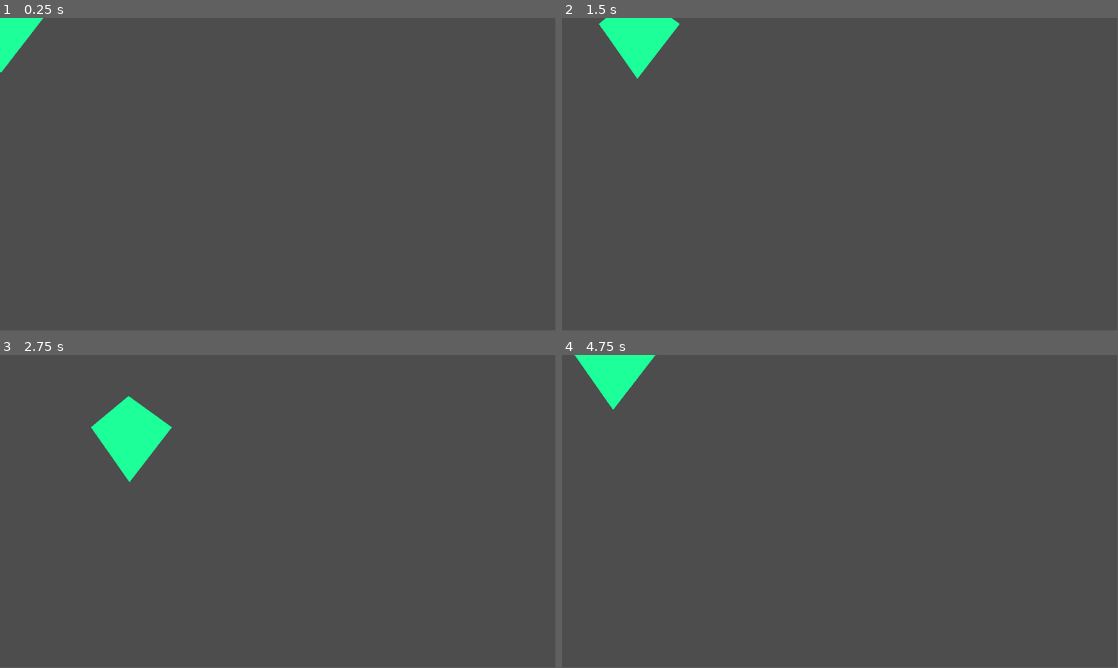
Above: before the commit, frames 1-4 (two rows, left to right).
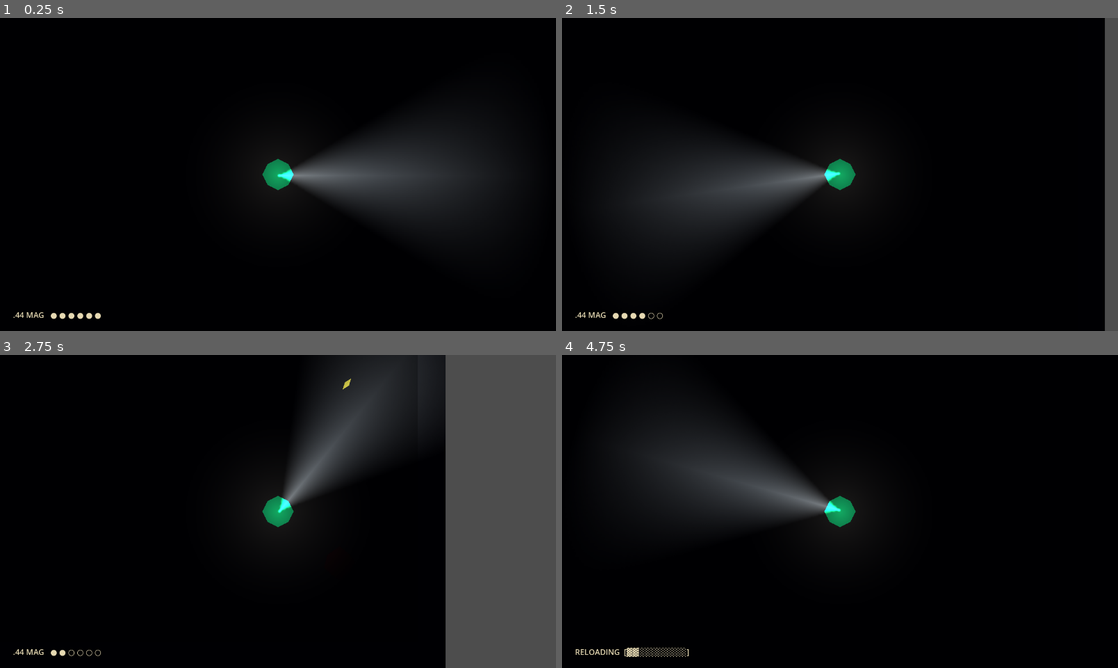
Above: after the commit, the same moments.

Repository: CodingCam-7/We-Lost-Dave
Game: Godot game, scene res://scenes/world.tscn
Two runs of this game, one before a commit and one after it. Both use one fixed random seed, a clock stepped at 60 frames per second and the inputs below. Sound files missing from this copy of the repository are replaced by a short silence.
Inputs (mouse positions are in pixels of both pictures, inside the frame that each line leads up to):
- Up to frame 1 (0.25 s): no input
- Up to frame 2 (1.5 s): tap Enter at 0.5 s; move the mouse to (962, 158) at 0.52 s; press the mouse at (962, 158) at 0.53 s; hold Right (ui_right) 0.53-1.28 s; move the mouse to (728, 190) at 1.27 s; release the mouse at (728, 190) at 1.28 s; hold Down (ui_down) from 1.28 s (still down); click (728, 190) at 1.35 s
- Up to frame 3 (2.75 s): move the mouse to (333, 442) at 2.02 s; release Down (ui_down) at 2.03 s; press the mouse at (333, 442) at 2.03 s; hold Right (ui_right) from 2.03 s (still down)
- Up to frame 4 (4.75 s): move the mouse to (812, 574) at 2.77 s; release Right (ui_right) at 2.78 s; release the mouse at (812, 574) at 2.78 s; hold Up (ui_up) 2.78-3.53 s; click (812, 574) at 2.85 s; move the mouse to (1006, 558) at 3.52 s; press the mouse at (1006, 558) at 3.53 s; hold Left (ui_left) from 3.53 s (still down); tap R (reload, bound only after the commit) at 4.15 s; move the mouse to (673, 464) at 4.27 s; release the mouse at (673, 464) at 4.28 s; click (673, 464) at 4.35 s
In our replay, the window is 799x449 before the commit and 800x450 after it. These sizes can differ from the game's own. Grey fills any space a smaller window leaves; there, only what the larger window draws over its background counts as a difference.

The runs differ from the first frame. In frame 1, 98% of the frame differs, in the area x 0-100%, y 0-100%; in frame 2, 96%; in frame 3, 79%; in frame 4, 98%.

Commit message:
Add first playable prototype — house room, lighting, combat, enemy AI
- House room: 800x600 procedural room with walls and Phasmophobia-style
  darkness using CanvasModulate + dynamic PointLight2D torch on Dave
- Directional flashlight: cone-shaped light follows mouse cursor with
  subtle flicker; DetectionCone Area2D wired for enemy exposure logic
- .44 Magnum: 6-round cylinder, 0.5s fire rate, 2.75s reload with HUD
  progress bar showing pip count and reload state
- Bullet system: fast projectiles (900px/s) with 100 damage, despawn
  on wall hit or max range
- Lurker enemy: dormant in darkness, charges after 1s flashlight
  exposure, 150 HP (2-hit kill), white flash on damage, death sound
  support, greyed-out corpse visual
- Audio infrastructure: null-safe AudioStreamPlayer setup throughout;
  game runs silently until .ogg files are dropped into assets/audio/
- Input: WASD + arrows for movement, left click to shoot, R to reload

Co-Authored-By: Claude Sonnet 4.6 <noreply@anthropic.com>

Diff:
--- a/project.godot
+++ b/project.godot
@@ -15,6 +15,48 @@
 config/features=PackedStringArray("4.6", "Forward Plus")
 config/icon="res://icon.svg"
 
+[display]
+
+window/size/viewport_width=1280
+window/size/viewport_height=720
+
+[input]
+
+move_up={
+"deadzone": 0.5,
+"events": [Object(InputEventKey,"resource_local_to_scene":false,"resource_name":"","device":-1,"window_id":0,"alt_pressed":false,"shift_pressed":false,"ctrl_pressed":false,"meta_pressed":false,"pressed":false,"keycode":0,"physical_keycode":87,"key_label":0,"unicode":119,"location":0,"echo":false,"script":null)
+, Object(InputEventKey,"resource_local_to_scene":false,"resource_name":"","device":-1,"window_id":0,"alt_pressed":false,"shift_pressed":false,"ctrl_pressed":false,"meta_pressed":false,"pressed":false,"keycode":0,"physical_keycode":4194320,"key_label":0,"unicode":0,"location":0,"echo":false,"script":null)
+]
+}
+move_down={
+"deadzone": 0.5,
+"events": [Object(InputEventKey,"resource_local_to_scene":false,"resource_name":"","device":-1,"window_id":0,"alt_pressed":false,"shift_pressed":false,"ctrl_pressed":false,"meta_pressed":false,"pressed":false,"keycode":0,"physical_keycode":83,"key_label":0,"unicode":115,"location":0,"echo":false,"script":null)
+, Object(InputEventKey,"resource_local_to_scene":false,"resource_name":"","device":-1,"window_id":0,"alt_pressed":false,"shift_pressed":false,"ctrl_pressed":false,"meta_pressed":false,"pressed":false,"keycode":0,"physical_keycode":4194322,"key_label":0,"unicode":0,"location":0,"echo":false,"script":null)
+]
+}
+move_left={
+"deadzone": 0.5,
+"events": [Object(InputEventKey,"resource_local_to_scene":false,"resource_name":"","device":-1,"window_id":0,"alt_pressed":false,"shift_pressed":false,"ctrl_pressed":false,"meta_pressed":false,"pressed":false,"keycode":0,"physical_keycode":65,"key_label":0,"unicode":97,"location":0,"echo":false,"script":null)
+, Object(InputEventKey,"resource_local_to_scene":false,"resource_name":"","device":-1,"window_id":0,"alt_pressed":false,"shift_pressed":false,"ctrl_pressed":false,"meta_pressed":false,"pressed":false,"keycode":0,"physical_keycode":4194319,"key_label":0,"unicode":0,"location":0,"echo":false,"script":null)
+]
+}
+reload={
+"deadzone": 0.5,
+"events": [Object(InputEventKey,"resource_local_to_scene":false,"resource_name":"","device":-1,"window_id":0,"alt_pressed":false,"shift_pressed":false,"ctrl_pressed":false,"meta_pressed":false,"pressed":false,"keycode":0,"physical_keycode":82,"key_label":0,"unicode":114,"location":0,"echo":false,"script":null)
+]
+}
+shoot={
+"deadzone": 0.5,
+"events": [Object(InputEventMouseButton,"resource_local_to_scene":false,"resource_name":"","device":-1,"window_id":0,"alt_pressed":false,"shift_pressed":false,"ctrl_pressed":false,"meta_pressed":false,"button_mask":0,"position":Vector2(0, 0),"global_position":Vector2(0, 0),"factor":1.0,"button_index":1,"canceled":false,"pressed":false,"double_click":false,"script":null)
+]
+}
+move_right={
+"deadzone": 0.5,
+"events": [Object(InputEventKey,"resource_local_to_scene":false,"resource_name":"","device":-1,"window_id":0,"alt_pressed":false,"shift_pressed":false,"ctrl_pressed":false,"meta_pressed":false,"pressed":false,"keycode":0,"physical_keycode":68,"key_label":0,"unicode":100,"location":0,"echo":false,"script":null)
+, Object(InputEventKey,"resource_local_to_scene":false,"resource_name":"","device":-1,"window_id":0,"alt_pressed":false,"shift_pressed":false,"ctrl_pressed":false,"meta_pressed":false,"pressed":false,"keycode":0,"physical_keycode":4194321,"key_label":0,"unicode":0,"location":0,"echo":false,"script":null)
+]
+}
+
 [physics]
 
 3d/physics_engine="Jolt Physics"
--- /dev/null
+++ b/scenes/bullet.tscn
@@ -0,0 +1,16 @@
+[gd_scene format=3 uid="uid://c5blt0scn0001"]
+
+[ext_resource type="Script" path="res://scripts/bullet.gd" id="1_bullet"]
+
+[sub_resource type="CircleShape2D" id="CircleShape2D_bullet"]
+radius = 4.0
+
+[node name="Bullet" type="Area2D"]
+script = ExtResource("1_bullet")
+
+[node name="CollisionShape2D" type="CollisionShape2D" parent="."]
+shape = SubResource("CircleShape2D_bullet")
+
+[node name="Polygon2D" type="Polygon2D" parent="."]
+color = Color(1.0, 0.9, 0.3, 1.0)
+polygon = PackedVector2Array(0, -3, 8, 0, 0, 3, -8, 0)
--- /dev/null
+++ b/scenes/enemy.tscn
@@ -0,0 +1,18 @@
+[gd_scene format=3 uid="uid://ch8enemy0012"]
+
+[ext_resource type="Script" path="res://scripts/enemy.gd" id="1_enemy"]
+
+[sub_resource type="CapsuleShape2D" id="CapsuleShape2D_enemy"]
+radius = 14.0
+height = 28.0
+
+[node name="Enemy" type="CharacterBody2D"]
+motion_mode = 1
+script = ExtResource("1_enemy")
+
+[node name="CollisionShape2D" type="CollisionShape2D" parent="."]
+shape = SubResource("CapsuleShape2D_enemy")
+
+[node name="Polygon2D" type="Polygon2D" parent="."]
+color = Color(0.35, 0.1, 0.12, 1.0)
+polygon = PackedVector2Array(0, -20, 10, -12, 18, -2, 12, 10, 2, 20, -8, 14, -18, 4, -14, -10)
--- a/scenes/player.tscn
+++ b/scenes/player.tscn
@@ -1,8 +1,11 @@
 [gd_scene format=3 uid="uid://bwbbw0v2ckwva"]
 
 [ext_resource type="Script" uid="uid://upkytyd0ndy1" path="res://scripts/player.gd" id="1_3vyb7"]
+[ext_resource type="Script" path="res://scripts/dave_light.gd" id="2_light"]
 
 [sub_resource type="CapsuleShape2D" id="CapsuleShape2D_f60y1"]
+radius = 14.0
+height = 28.0
 
 [node name="Player" type="CharacterBody2D" unique_id=1677727474]
 motion_mode = 1
@@ -12,5 +15,11 @@
 shape = SubResource("CapsuleShape2D_f60y1")
 
 [node name="Polygon2D" type="Polygon2D" parent="." unique_id=2102640688]
-color = Color(0.10980392, 1, 0.6, 1)
-polygon = PackedVector2Array(0, -65, 90, 0, 2, 114, -78, 0)
+color = Color(0.109804, 1.0, 0.6, 1.0)
+polygon = PackedVector2Array(0, -18, 12, -12, 18, 0, 12, 12, 0, 18, -12, 12, -18, 0, -12, -12)
+
+[node name="Camera2D" type="Camera2D" parent="." unique_id=912548141]
+zoom = Vector2(2.0, 2.0)
+
+[node name="DaveLight" type="Node2D" parent="." unique_id=555234789]
+script = ExtResource("2_light")
--- a/scenes/world.tscn
+++ b/scenes/world.tscn
@@ -1,7 +1,9 @@
 [gd_scene format=3 uid="uid://dkb7p7gtqfmy2"]
 
 [ext_resource type="PackedScene" uid="uid://bwbbw0v2ckwva" path="res://scenes/player.tscn" id="1_a02cp"]
+[ext_resource type="Script" uid="uid://cuaqj78knscu1" path="res://scripts/house_room.gd" id="1_go701"]
 
 [node name="World" type="Node2D" unique_id=1632668746]
+script = ExtResource("1_go701")
 
 [node name="Player" parent="." unique_id=1677727474 instance=ExtResource("1_a02cp")]
--- /dev/null
+++ b/scripts/bullet.gd
@@ -0,0 +1,30 @@
+extends Area2D
+
+const SPEED     := 900.0
+const MAX_RANGE := 700.0
+const DAMAGE    := 100    # .44 Magnum — high damage, low volume
+
+var _dir:  Vector2 = Vector2.RIGHT
+var _dist: float   = 0.0
+
+func init(spawn_pos: Vector2, direction: Vector2) -> void:
+	global_position = spawn_pos
+	_dir            = direction.normalized()
+	rotation        = _dir.angle()
+
+func _ready() -> void:
+	body_entered.connect(_on_body_entered)
+
+func _process(delta: float) -> void:
+	var step := _dir * SPEED * delta
+	global_position += step
+	_dist += step.length()
+	if _dist >= MAX_RANGE:
+		queue_free()
+
+func _on_body_entered(body: Node2D) -> void:
+	if body.is_in_group("player"):
+		return
+	if body.has_method("take_damage"):
+		body.take_damage(DAMAGE)
+	queue_free()
--- /dev/null
+++ b/scripts/dave_light.gd
@@ -0,0 +1,96 @@
+extends Node2D
+
+const AMBIENT_ENERGY   := 0.7
+const AMBIENT_SCALE    := 1.0   # ~128px soft glow radius
+
+const CONE_BASE_ENERGY := 2.8
+const CONE_FLICKER     := 0.08
+const CONE_SCALE       := 2.5   # ~320px beam reach
+const CONE_HALF_ANGLE  := 32.0  # degrees — 64° total beam width
+
+var _cone: PointLight2D
+var _detection_area: Area2D
+
+func _ready() -> void:
+	var ambient := PointLight2D.new()
+	ambient.texture       = _radial_texture(128)
+	ambient.texture_scale = AMBIENT_SCALE
+	ambient.energy        = AMBIENT_ENERGY
+	ambient.color         = Color(1.0, 0.95, 0.85)
+	add_child(ambient)
+
+	_cone = PointLight2D.new()
+	_cone.texture       = _cone_texture(128, CONE_HALF_ANGLE)
+	_cone.texture_scale = CONE_SCALE
+	_cone.energy        = CONE_BASE_ENERGY
+	_cone.color         = Color(0.9, 0.96, 1.0)  # cool flashlight white
+	add_child(_cone)
+
+	_detection_area = _build_detection_area()
+	add_child(_detection_area)
+
+func _process(_delta: float) -> void:
+	var angle := (get_global_mouse_position() - global_position).angle()
+	_cone.rotation           = angle
+	_detection_area.rotation = angle
+	_cone.energy = CONE_BASE_ENERGY + randf_range(-CONE_FLICKER, CONE_FLICKER)
+
+# ── Detection area ─────────────────────────────────────────────────────────────
+# Enemy scripts call get_overlapping_bodies() on this area each frame.
+# If they appear in the list, they increment an exposure timer.
+# At 1.0s exposure they become aware of Dave.
+
+func _build_detection_area() -> Area2D:
+	var area := Area2D.new()
+	area.name = "DetectionCone"
+
+	var col := CollisionPolygon2D.new()
+	col.polygon = _cone_polygon(CONE_SCALE * 128.0, CONE_HALF_ANGLE)
+	area.add_child(col)
+
+	return area
+
+func _cone_polygon(length: float, half_angle_deg: float) -> PackedVector2Array:
+	var pts := PackedVector2Array()
+	pts.append(Vector2.ZERO)
+	var steps := 10
+	for i in range(steps + 1):
+		var t := float(i) / float(steps)
+		var a := deg_to_rad(lerp(-half_angle_deg, half_angle_deg, t))
+		pts.append(Vector2(cos(a), sin(a)) * length)
+	return pts
+
+# ── Texture generators ─────────────────────────────────────────────────────────
+
+func _radial_texture(radius: int) -> ImageTexture:
+	var size := radius * 2
+	var img  := Image.create(size, size, false, Image.FORMAT_RGBA8)
+	var rf   := float(radius)
+	for y in range(size):
+		for x in range(size):
+			var dx := x - radius
+			var dy := y - radius
+			var d  := sqrt(float(dx * dx + dy * dy))
+			if d <= rf:
+				var t := 1.0 - d / rf
+				img.set_pixel(x, y, Color(1.0, 1.0, 1.0, t * t))
+	return ImageTexture.create_from_image(img)
+
+func _cone_texture(radius: int, half_angle_deg: float) -> ImageTexture:
+	var size       := radius * 2
+	var img        := Image.create(size, size, false, Image.FORMAT_RGBA8)
+	var half_angle := deg_to_rad(half_angle_deg)
+	var rf         := float(radius)
+	for y in range(size):
+		for x in range(size):
+			var dx := x - radius
+			var dy := y - radius
+			if dx == 0 and dy == 0:
+				img.set_pixel(x, y, Color.WHITE)
+				continue
+			var dist  : float = sqrt(float(dx * dx + dy * dy))
+			var angle : float = absf(atan2(float(dy), float(dx)))
+			if angle <= half_angle and dist <= rf:
+				var alpha : float = (1.0 - dist / rf) * (1.0 - angle / half_angle)
+				img.set_pixel(x, y, Color(1.0, 1.0, 1.0, alpha))
+	return ImageTexture.create_from_image(img)
--- /dev/null
+++ b/scripts/enemy.gd
@@ -0,0 +1,114 @@
+extends CharacterBody2D
+
+enum State { DORMANT, AWARE }
+
+const MAX_HP               := 150.0
+const SPEED                := 280.0
+const ACCELERATION         := 1200.0
+const EXPOSURE_THRESHOLD   := 1.0
+const CONTACT_RANGE        := 28.0
+
+const DORMANT_COLOR := Color(0.35, 0.1,  0.12)
+const AWARE_COLOR   := Color(1.0,  0.15, 0.08)
+const HIT_COLOR     := Color(1.0,  1.0,  1.0)
+const DEAD_COLOR    := Color(0.4,  0.4,  0.4, 0.5)
+
+var _hp:             float = MAX_HP
+var _state:          State = State.DORMANT
+var _exposure:       float = 0.0
+var _contact_timer:  float = 0.0
+var _player:         CharacterBody2D
+var _detection_cone: Area2D
+var _visual:         Polygon2D
+var _sfx_alert:      AudioStreamPlayer
+var _sfx_death:      AudioStreamPlayer
+
+func _ready() -> void:
+	add_to_group("enemy")
+	_visual = $Polygon2D
+	_player = get_tree().get_first_node_in_group("player")
+	if _player:
+		_detection_cone = _player.get_node_or_null("DaveLight/DetectionCone")
+	_setup_audio()
+
+func _setup_audio() -> void:
+	_sfx_alert = AudioStreamPlayer.new()
+	_sfx_alert.volume_db = 2.0
+	add_child(_sfx_alert)
+	var alert_stream := _try_load_audio("res://assets/audio/sfx_enemy_alert.ogg")
+	if alert_stream:
+		_sfx_alert.stream = alert_stream
+
+	_sfx_death = AudioStreamPlayer.new()
+	_sfx_death.volume_db = 0.0
+	_sfx_death.finished.connect(queue_free)  # free node after death sound finishes
+	add_child(_sfx_death)
+	var death_stream := _try_load_audio("res://assets/audio/sfx_enemy_death.ogg")
+	if death_stream:
+		_sfx_death.stream = death_stream
+
+func _physics_process(delta: float) -> void:
+	_update_exposure(delta)
+	_update_behaviour(delta)
+
+func _update_exposure(delta: float) -> void:
+	if _state == State.AWARE or not _detection_cone:
+		return
+	if _detection_cone.overlaps_body(self):
+		_exposure += delta
+		if _exposure >= EXPOSURE_THRESHOLD:
+			_become_aware()
+	else:
+		_exposure = max(0.0, _exposure - delta * 0.5)
+
+func _become_aware() -> void:
+	_state = State.AWARE
+	_visual.color = AWARE_COLOR
+	if _sfx_alert.stream:
+		_sfx_alert.play()
+
+func _update_behaviour(delta: float) -> void:
+	match _state:
+		State.DORMANT:
+			velocity = Vector2.ZERO
+		State.AWARE:
+			if _player:
+				var dir := (_player.global_position - global_position).normalized()
+				velocity = velocity.move_toward(dir * SPEED, ACCELERATION * delta)
+				_check_contact(delta)
+	move_and_slide()
+
+func _check_contact(delta: float) -> void:
+	_contact_timer -= delta
+	if _contact_timer > 0.0 or not _player:
+		return
+	if global_position.distance_to(_player.global_position) < CONTACT_RANGE:
+		_contact_timer = 0.8
+		# TODO: _player.take_damage(34) — add when player health system exists
+
+func take_damage(amount: float) -> void:
+	_hp -= amount
+	if _hp <= 0.0:
+		_die()
+		return
+	_flash_hit()
+
+func _die() -> void:
+	set_physics_process(false)
+	$CollisionShape2D.set_deferred("disabled", true)
+	_visual.color = DEAD_COLOR
+	if _sfx_death.stream:
+		_sfx_death.play()  # queue_free fires when sound finishes
+	else:
+		queue_free()
+
+func _flash_hit() -> void:
+	_visual.color = HIT_COLOR
+	await get_tree().create_timer(0.1).timeout
+	if is_instance_valid(self):
+		_visual.color = AWARE_COLOR if _state == State.AWARE else DORMANT_COLOR
+
+func _try_load_audio(path: String) -> AudioStream:
+	if ResourceLoader.exists(path):
+		return load(path) as AudioStream
+	return null
--- /dev/null
+++ b/scripts/house_room.gd
@@ -0,0 +1,106 @@
+extends Node2D
+
+const ROOM_W  := 800.0
+const ROOM_H  := 600.0
+const WALL_T  := 32.0
+
+const COLOR_FLOOR := Color("#2a2a2a")
+const COLOR_WALL  := Color("#3a3a3a")
+
+# Convenience: half-extents used throughout
+const HW := ROOM_W / 2.0  # 400
+const HH := ROOM_H / 2.0  # 300
+
+var _enemy_scene := preload("res://scenes/enemy.tscn")
+
+func _ready() -> void:
+	_build_darkness()
+	_build_floor()
+	_build_walls()
+	_spawn_enemies()
+	_start_ambient()
+
+func _start_ambient() -> void:
+	var stream := _try_load_audio("res://assets/audio/ambient_house.ogg")
+	if not stream:
+		return
+	var player := AudioStreamPlayer.new()
+	player.stream    = stream
+	player.volume_db = -14.0
+	player.finished.connect(player.play)  # seamless loop
+	add_child(player)
+	player.play()
+
+func _try_load_audio(path: String) -> AudioStream:
+	if ResourceLoader.exists(path):
+		return load(path) as AudioStream
+	return null
+
+func _spawn_enemies() -> void:
+	# Place lurkers in opposite dark corners, away from Dave's spawn at origin
+	var spawn_points := [
+		Vector2(-310, -210),
+		Vector2( 310,  210),
+	]
+	for pos in spawn_points:
+		var enemy := _enemy_scene.instantiate()
+		add_child(enemy)
+		enemy.global_position = pos
+
+func _build_darkness() -> void:
+	var mod := CanvasModulate.new()
+	mod.name = "AmbientDark"
+	mod.color = Color(0.0, 0.0, 0.05)  # near-black with cold blue tint
+	add_child(mod)
+
+# Floor: visual only, no physics, centered on origin.
+func _build_floor() -> void:
+	var poly := Polygon2D.new()
+	poly.name = "Floor"
+	poly.color = COLOR_FLOOR
+	poly.z_index = -1
+	poly.polygon = PackedVector2Array([
+		Vector2(-HW, -HH),
+		Vector2( HW, -HH),
+		Vector2( HW,  HH),
+		Vector2(-HW,  HH),
+	])
+	add_child(poly)
+
+func _build_walls() -> void:
+	# Each wall defined by its center in world space and its full size.
+	# Walls sit entirely outside the floor rect so the full 800x600 is walkable.
+	var wall_defs: Array = [
+		# center                              size
+		[Vector2(0.0,  -(HH + WALL_T / 2.0)), Vector2(ROOM_W + WALL_T * 2.0, WALL_T)],  # top
+		[Vector2(0.0,   (HH + WALL_T / 2.0)), Vector2(ROOM_W + WALL_T * 2.0, WALL_T)],  # bottom
+		[Vector2(-(HW + WALL_T / 2.0), 0.0),  Vector2(WALL_T, ROOM_H)],                 # left
+		[Vector2( (HW + WALL_T / 2.0), 0.0),  Vector2(WALL_T, ROOM_H)],                 # right
+	]
+
+	for def in wall_defs:
+		add_child(_make_wall(def[0], def[1]))
+
+# Body sits at `center`; both visual and collision are at local origin — no child offsets.
+func _make_wall(center: Vector2, size: Vector2) -> StaticBody2D:
+	var body := StaticBody2D.new()
+	body.position = center
+
+	var half := size / 2.0
+	var vis := Polygon2D.new()
+	vis.color = COLOR_WALL
+	vis.polygon = PackedVector2Array([
+		Vector2(-half.x, -half.y),
+		Vector2( half.x, -half.y),
+		Vector2( half.x,  half.y),
+		Vector2(-half.x,  half.y),
+	])
+	body.add_child(vis)
+
+	var col := CollisionShape2D.new()
+	var box := RectangleShape2D.new()
+	box.size = size
+	col.shape = box
+	body.add_child(col)
+
+	return body
--- a/scripts/player.gd
+++ b/scripts/player.gd
@@ -1,21 +1,127 @@
 extends CharacterBody2D
 
-# Player movement constants
-const SPEED = 200.0
-const ACCELERATION = 800.0
-const FRICTION = 600.0
+# Movement
+const SPEED        := 200.0
+const ACCELERATION := 800.0
+const FRICTION     := 600.0
 
-func _physics_process(delta):
-	# Get input direction
-	var input_dir = Vector2.ZERO
-	input_dir.x = Input.get_axis("ui_left", "ui_right")
-	input_dir.y = Input.get_axis("ui_up", "ui_down")
+# .44 Magnum — slow, deliberate, devastating
+const CYLINDER_CAPACITY := 6
+const FIRE_RATE         := 0.5
+const RELOAD_TIME       := 2.75
 
-	# Normalize so diagonal movement isn't faster
+var _ammo:         int   = CYLINDER_CAPACITY
+var _fire_timer:   float = 0.0
+var _reloading:    bool  = false
+var _reload_timer: float = 0.0
+var _ammo_label:   Label
+var _sfx_shot:     AudioStreamPlayer
+var _sfx_reload:   AudioStreamPlayer
+
+@onready var _bullet_scene := preload("res://scenes/bullet.tscn")
+
+func _ready() -> void:
+	add_to_group("player")
+	_setup_audio()
+	_setup_hud()
+
+func _setup_audio() -> void:
+	_sfx_shot = AudioStreamPlayer.new()
+	_sfx_shot.volume_db = 4.0
+	add_child(_sfx_shot)
+	var shot_stream := _try_load_audio("res://assets/audio/sfx_gunshot.ogg")
+	if shot_stream:
+		_sfx_shot.stream = shot_stream
+
+	_sfx_reload = AudioStreamPlayer.new()
+	_sfx_reload.volume_db = -2.0
+	add_child(_sfx_reload)
+	var reload_stream := _try_load_audio("res://assets/audio/sfx_reload.ogg")
+	if reload_stream:
+		_sfx_reload.stream = reload_stream
+
+func _physics_process(delta: float) -> void:
+	_handle_movement(delta)
+	_handle_weapon(delta)
+
+func _handle_movement(delta: float) -> void:
+	var input_dir := Vector2(
+		Input.get_axis("move_left", "move_right"),
+		Input.get_axis("move_up",   "move_down")
+	)
 	if input_dir.length() > 0:
-		input_dir = input_dir.normalized()
-		velocity = velocity.move_toward(input_dir * SPEED, ACCELERATION * delta)
+		velocity = velocity.move_toward(input_dir.normalized() * SPEED, ACCELERATION * delta)
 	else:
 		velocity = velocity.move_toward(Vector2.ZERO, FRICTION * delta)
+	move_and_slide()
 
-	move_and_slide()
+func _handle_weapon(delta: float) -> void:
+	if _reloading:
+		_reload_timer -= delta
+		if _reload_timer <= 0.0:
+			_reloading = false
+			_ammo      = CYLINDER_CAPACITY
+		_update_hud()
+		return
+
+	_fire_timer -= delta
+
+	if Input.is_action_just_pressed("reload") or \
+	   (Input.is_action_just_pressed("shoot") and _ammo == 0):
+		_start_reload()
+		return
+
+	if Input.is_action_pressed("shoot") and _fire_timer <= 0.0 and _ammo > 0:
+		_fire_timer  = FIRE_RATE
+		_ammo       -= 1
+		_spawn_bullet()
+		_update_hud()
+
+func _start_reload() -> void:
+	if _reloading or _ammo == CYLINDER_CAPACITY:
+		return
+	_reloading    = true
+	_reload_timer = RELOAD_TIME
+	if _sfx_reload.stream:
+		_sfx_reload.play()
+	_update_hud()
+
+func _spawn_bullet() -> void:
+	var dir    := (get_global_mouse_position() - global_position).normalized()
+	var bullet := _bullet_scene.instantiate()
+	get_parent().add_child(bullet)
+	bullet.init(global_position + dir * 20.0, dir)
+	if _sfx_shot.stream:
+		_sfx_shot.pitch_scale = randf_range(0.93, 1.07)
+		_sfx_shot.play()
+
+# ── HUD ───────────────────────────────────────────────────────────────────────
+
+func _setup_hud() -> void:
+	var canvas := CanvasLayer.new()
+	canvas.layer = 10
+	add_child(canvas)
+
+	_ammo_label = Label.new()
+	_ammo_label.position = Vector2(30, 670)
+	_ammo_label.add_theme_color_override("font_color", Color(0.9, 0.85, 0.7))
+	_ammo_label.add_theme_font_size_override("font_size", 18)
+	canvas.add_child(_ammo_label)
+	_update_hud()
+
+func _update_hud() -> void:
+	if _reloading:
+		var progress := 1.0 - (_reload_timer / RELOAD_TIME)
+		var filled   := int(progress * 10)
+		var bar      := "▓".repeat(filled) + "░".repeat(10 - filled)
+		_ammo_label.text = "RELOADING  [" + bar + "]"
+	else:
+		var pips := ""
+		for i in range(CYLINDER_CAPACITY):
+			pips += "● " if i < _ammo else "○ "
+		_ammo_label.text = ".44 MAG   " + pips.strip_edges()
+
+func _try_load_audio(path: String) -> AudioStream:
+	if ResourceLoader.exists(path):
+		return load(path) as AudioStream
+	return null
